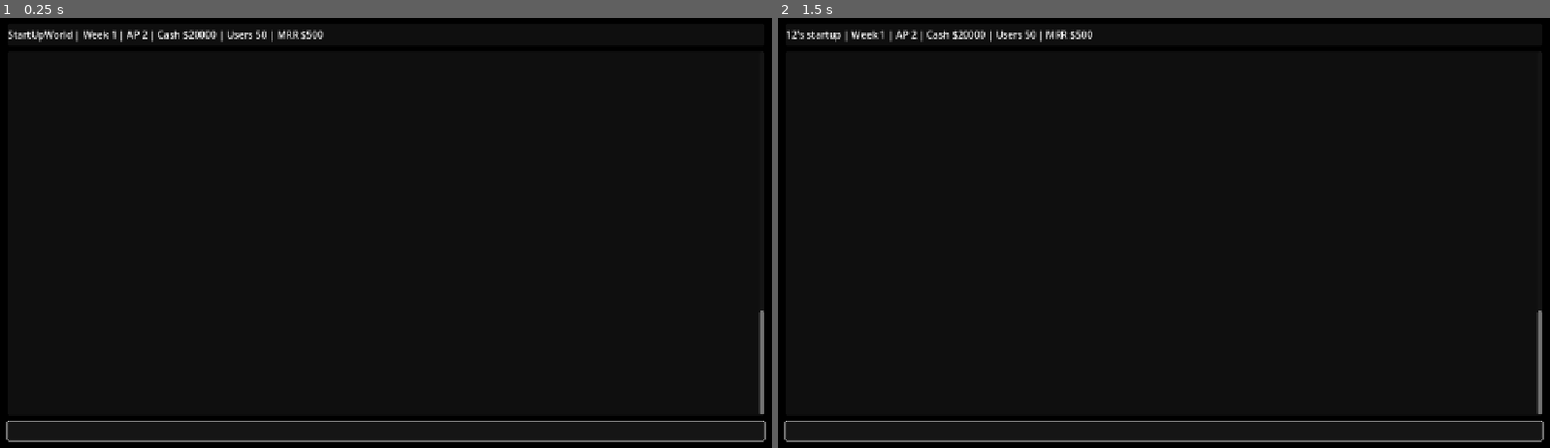
Above: before the commit, frames 1-2 (left to right).
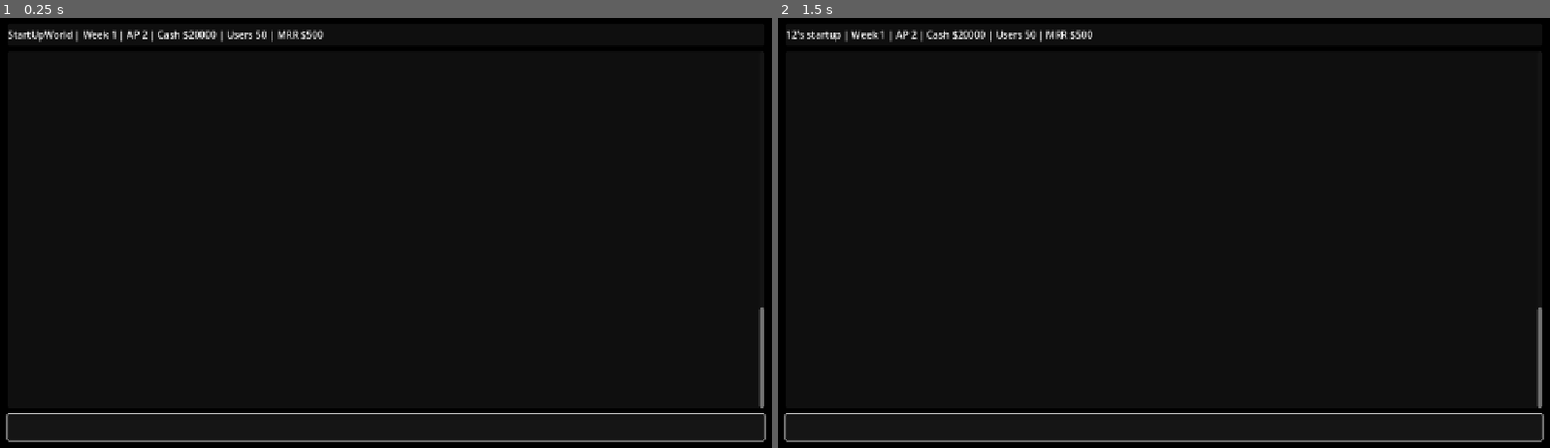
Above: after the commit, the same moments.

Repository: jmslerner/StartUpWorld
Game: Godot game, scene res://scenes/main.tscn
The game is run twice, just before and just after one commit, with the same random seed, the same clock (stepped at 60 frames per second) and the same inputs.
Inputs (mouse positions are in pixels of both pictures, inside the frame that each line leads up to):
- Up to frame 1 (0.25 s): no input
- Up to frame 2 (1.5 s): click (1164, 430) at 0.52 s; type "12" at 0.6 s; tap Enter at 1.25 s

The runs differ from the first frame. In frame 1, 0.5% of the frame differs, in the area x 0-100%, y 67-94%; in frame 2, 0.5%.
Error in both runs: Invalid assignment of property or key 'border_width_all' with value of type 'int' on a base object of type 'StyleBoxFlat'. (res://scripts/Terminal.gd:65)

Commit message:
Prevent web log panel collapse

Diff:
--- a/scripts/Terminal.gd
+++ b/scripts/Terminal.gd
@@ -97,6 +97,7 @@
 
 func _apply_responsive_layout() -> void:
 	var width := get_viewport_rect().size.x
+	var height := get_viewport_rect().size.y
 	var margin := 16.0
 	var log_font_size := 16
 	var status_font_size := 16
@@ -127,6 +128,10 @@
 	status_label.add_theme_font_size_override("font_size", status_font_size)
 	input.add_theme_font_size_override("font_size", input_font_size)
 	status_panel.custom_minimum_size = Vector2(0, status_height)
+	var input_height := input.get_combined_minimum_size().y + 12.0
+	input_panel.custom_minimum_size = Vector2(0, input_height)
+	var usable_height := height - (margin * 2.0) - status_height - input_height - 20.0
+	log_panel.custom_minimum_size = Vector2(0, maxf(usable_height, 120.0))
 
 func _on_viewport_resized() -> void:
 	_apply_responsive_layout()
Not shown, changed: web/index.html
Not shown, changed: web/index.pck
